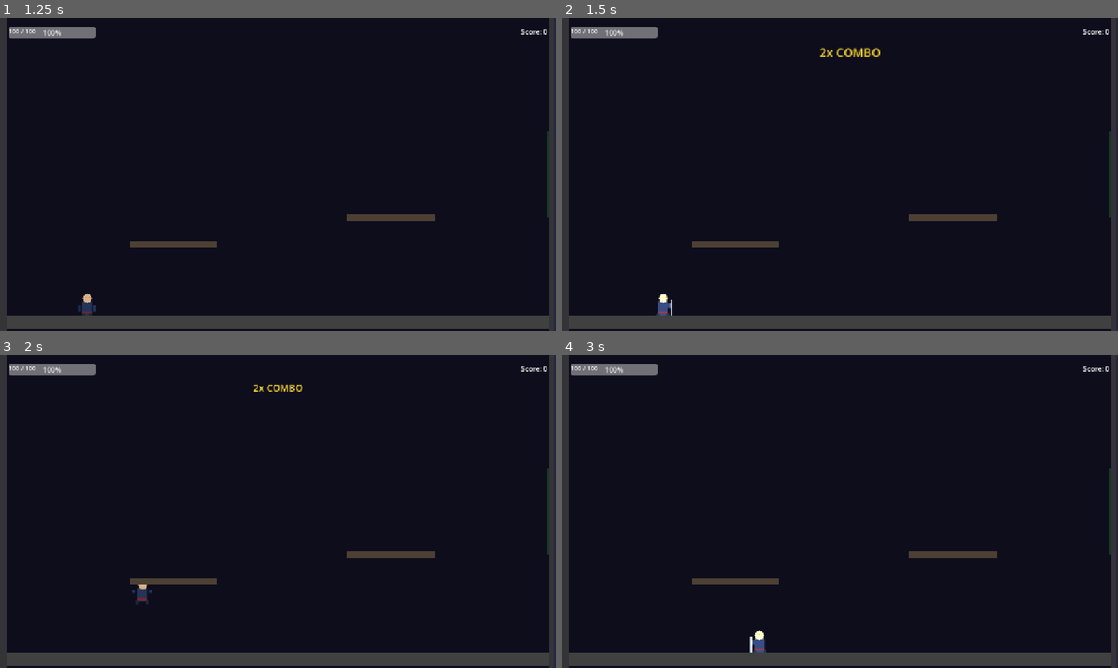
Above: before the commit, frames 1-4 (two rows, left to right).
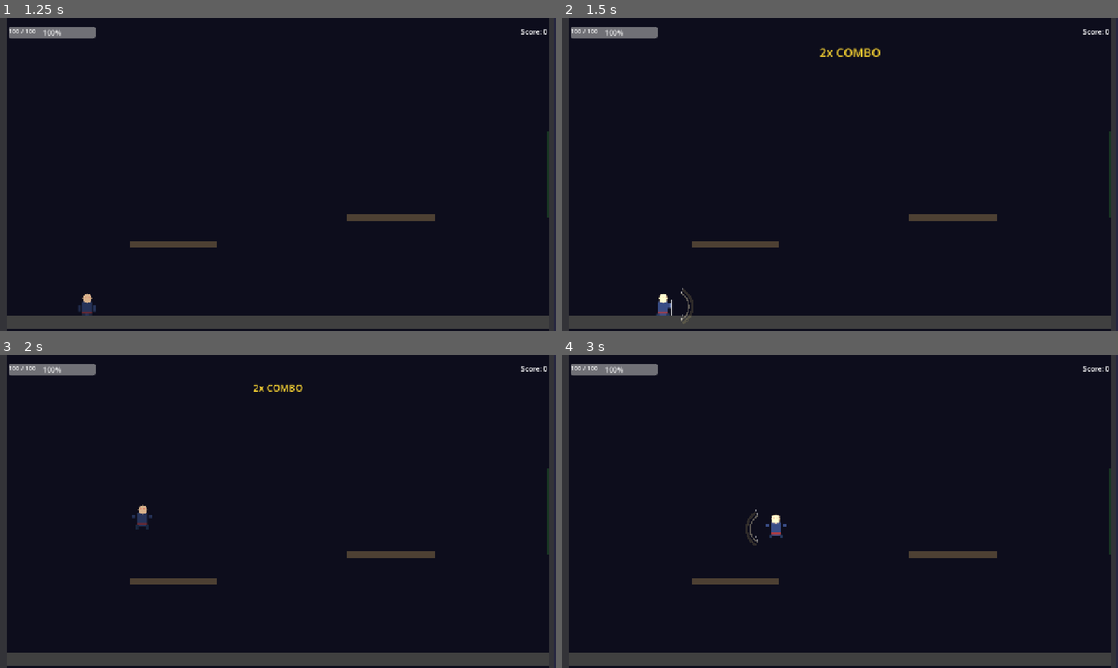
Above: after the commit, the same moments.

Repository: lightbearer1/shadow-ancient-path
Game: Godot game, scene res://scenes/ui/main_menu.tscn
Two runs of this game, one before a commit and one after it. Both use one fixed random seed, a clock stepped at 60 frames per second and the inputs below.
Inputs (mouse positions are in pixels of both pictures, inside the frame that each line leads up to):
- Up to frame 1 (1.25 s): click "开始游戏" at 0.5 s
- Up to frame 2 (1.5 s): move the mouse to (962, 158) at 1.27 s; hold D (move_right) from 1.28 s (still down); click (962, 158) at 1.35 s
- Up to frame 3 (2 s): keep holding D (move_right); tap W (jump) at 1.52, 1.55, 1.82 s
- Up to frame 4 (3 s): move the mouse to (728, 527) at 2.02 s; tap W (jump) at 2.1, 2.27, 2.57 s; click (728, 527) at 2.3 s; move the mouse to (895, 442) at 2.77 s; release D (move_right) at 2.78 s; hold A (move_left) from 2.78 s (still down); click (895, 442) at 2.85 s

Frame 1 is identical in both runs. In frame 2, less than 0.1% of the frame differs, in the area x 21-24%, y 86-98%; in frame 3, 0.3%; in frame 4, 0.4%, in the area x 33-41%, y 49-96%.

Commit message:
feat: double jump height to -800, add visible slash arc attack effect

Diff:
--- a/resources/player/default_stats.tres
+++ b/resources/player/default_stats.tres
@@ -6,7 +6,7 @@
 script = ExtResource("1_stats")
 max_health = 100
 move_speed = 200.0
-jump_velocity = -400.0
+jump_velocity = -800.0
 dash_speed = 500.0
 dash_duration = 0.15
 dash_cooldown = 1.0
--- a/scripts/player/player_controller.gd
+++ b/scripts/player/player_controller.gd
@@ -183,6 +183,9 @@
 	if sprite != null:
 		sprite.modulate = Color(1.5, 1.5, 1.5, 1)
 
+	## Attack slash visual effect
+	_spawn_slash_effect()
+
 	## Camera shake
 	_shake_camera(3.0, 0.08)
 
@@ -337,6 +340,54 @@
 	cam.offset = original_offset
 
 
+func _spawn_slash_effect() -> void:
+	## Create a visible attack arc to show hit range
+	var slash: Node2D = Node2D.new()
+	slash.name = "SlashEffect"
+	slash.position = Vector2(24.0 * _facing_direction, -4.0)
+	slash.z_index = 10
+	add_child(slash)
+
+	## Draw the slash arc programmatically
+	slash.draw.connect(_draw_slash.bind(slash, _facing_direction))
+	slash.queue_redraw()
+
+	## Fade out and remove
+	var tween: Tween = create_tween()
+	tween.tween_property(slash, "modulate:a", 0.0, 0.25)
+	tween.tween_callback(slash.queue_free)
+
+
+func _draw_slash(slash_node: Node2D, direction: int) -> void:
+	## Draw a 3-frame slash arc using lines
+	var arc_color: Color = Color(0.9, 0.85, 0.7, 0.8)
+	var glow_color: Color = Color(1.0, 0.9, 0.5, 0.3)
+
+	var center: Vector2 = Vector2.ZERO
+	var arc_points: Array[Vector2] = []
+	var arc_points_glow: Array[Vector2] = []
+
+	for i in range(9):
+		var angle: float = -PI / 3.0 + (PI / 1.5) * i / 8.0
+		if direction < 0:
+			angle = PI - angle
+		var r: float = 36.0
+		arc_points.append(center + Vector2(cos(angle) * r, sin(angle) * r))
+		arc_points_glow.append(center + Vector2(cos(angle) * (r + 8.0), sin(angle) * (r + 8.0)))
+
+	## Glow layer (wider)
+	for i in arc_points_glow.size() - 1:
+		slash_node.draw_line(arc_points_glow[i], arc_points_glow[i + 1], glow_color, 6.0)
+
+	## Main slash
+	for i in arc_points.size() - 1:
+		slash_node.draw_line(arc_points[i], arc_points[i + 1], arc_color, 3.0)
+
+	## Edge lines for sharpness
+	slash_node.draw_line(arc_points[0], arc_points[0] + Vector2(cos(-PI/2.5 * direction + (PI if direction < 0 else 0)), sin(-PI/2.5 * direction + (PI if direction < 0 else 0))) * 16.0, Color.WHITE, 1.5)
+	slash_node.draw_line(arc_points[-1], arc_points[-1] + Vector2(cos(-PI/2.5 * direction + (PI if direction < 0 else 0)), sin(-PI/2.5 * direction + (PI if direction < 0 else 0))) * 16.0, Color.WHITE, 1.5)
+
+
 func get_current_health() -> int:
 	return _current_health
 
--- a/scripts/player/player_stats.gd
+++ b/scripts/player/player_stats.gd
@@ -4,7 +4,7 @@
 
 @export var max_health: int = 100
 @export var move_speed: float = 200.0
-@export var jump_velocity: float = -400.0
+@export var jump_velocity: float = -800.0
 @export var dash_speed: float = 500.0
 @export var dash_duration: float = 0.15
 @export var dash_cooldown: float = 1.0
